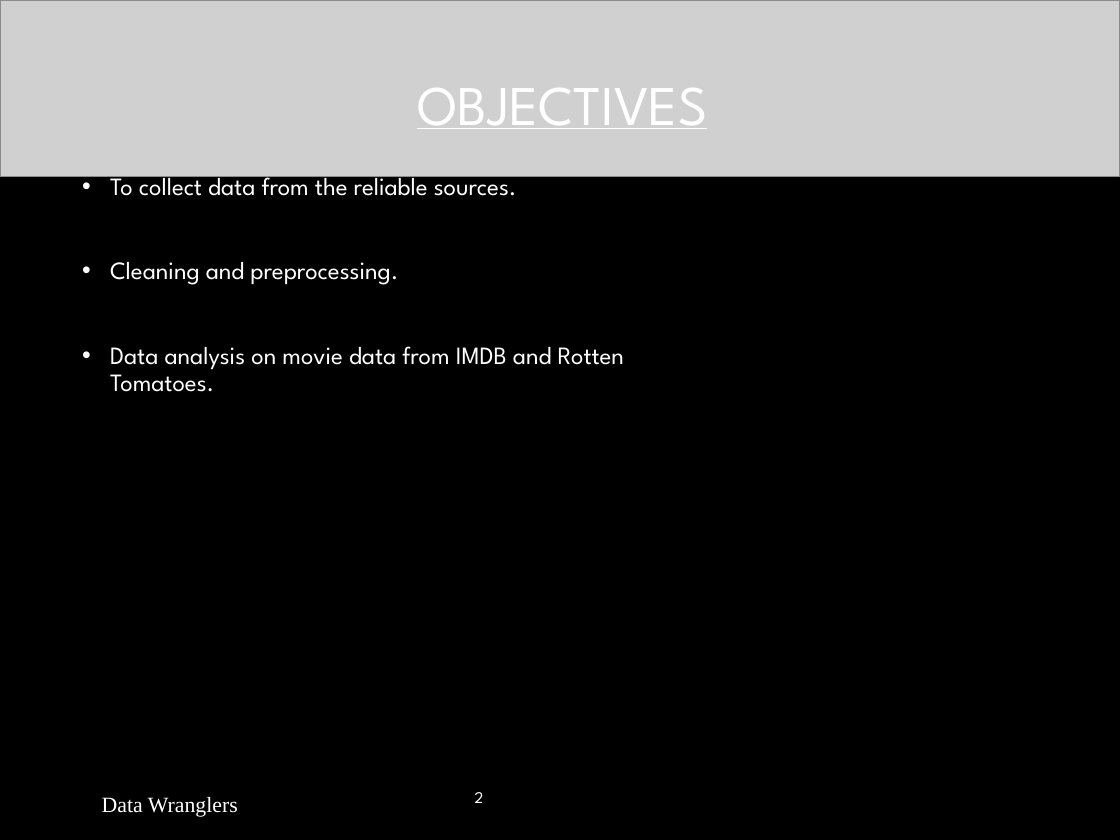
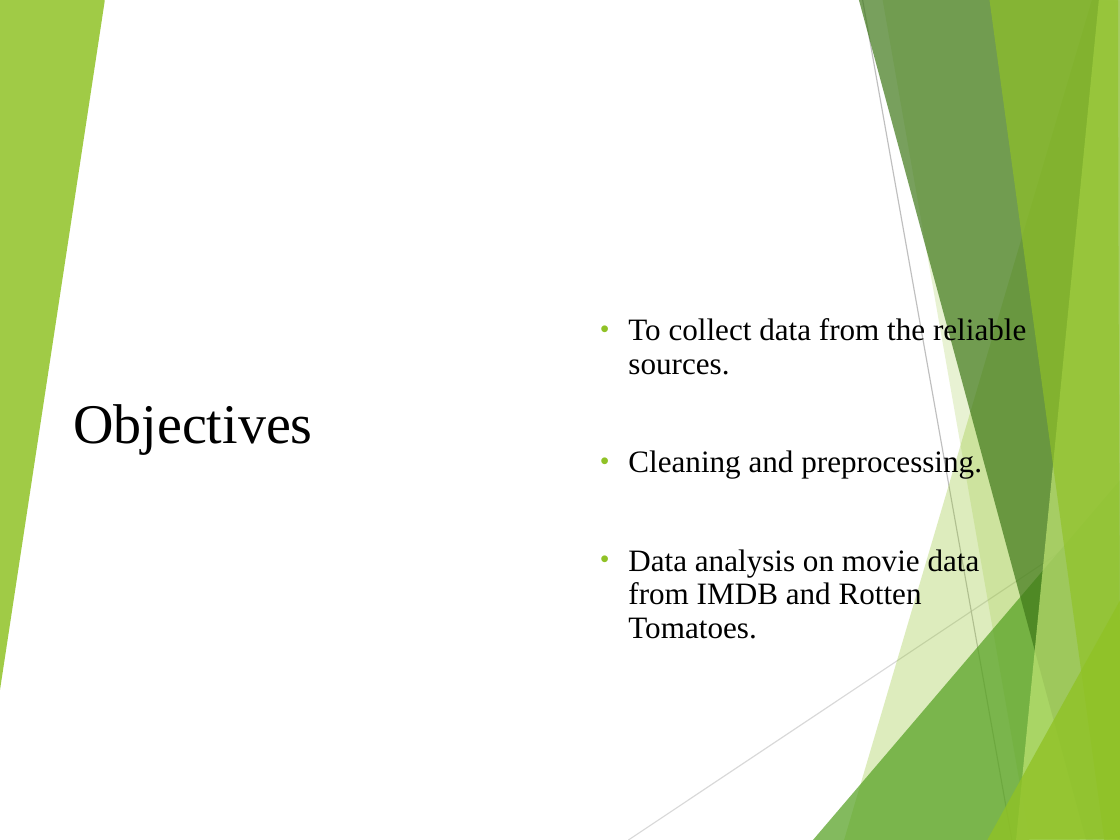
Before and after one commit to prasoons/ProjectDW, a slide deck: slide 2 of DATA-422-Data Wrangling Group Project.pptx. Drawn at 1120x840 pixels with LibreOffice and Linux fonts; fonts in the diff are those of the drawing; grey boxes stand for pictures; background and template pictures are left out. Boxes give left, top, right and bottom in pixels: in the first picture for what was removed or moved away, otherwise in the second. Text is boxed around its words. In the diff, an @@ line names an element or a change of style, - is before the commit and + after.

```diff
--- a/DATA-422-Data Wrangling Group Project.pptx
+++ b/DATA-422-Data Wrangling Group Project.pptx
@@ background #000000 to #FFFFFF @@
@@ picture removed at bbox=[0, 0, 1120, 177] @@
@@ group added at bbox=[0, 0, 1120, 840]: 8 freeform shapes, 2 lines @@
@@ subtitle "To collect data from the ...": place and size @@
-subtitle "To collect data from the ..." at bbox=[110, 169, 624, 392]
+subtitle "To collect data from the ..." at bbox=[628, 316, 1026, 639]
@@ subtitle "To collect data from the ..." at bbox=[628, 316, 1026, 639]: size 16 to 20 pt, font League Spartan to Times New Roman, text colour #FFFFFF to #000000; vertical alignment top to middle @@
@@ title at bbox=[73, 404, 312, 453]: text changed; font League Spartan to Times New Roman; text colour #FFFFFF to #000000 @@
-OBJECTIVES
+Objectives
@@ text removed at bbox=[102, 797, 238, 817] @@
-Data Wranglers
@@ text removed at bbox=[475, 792, 484, 803] @@
-2
```
Also in this commit, not shown: 6 other slides changed, 10 slides added, 2 slides removed.
